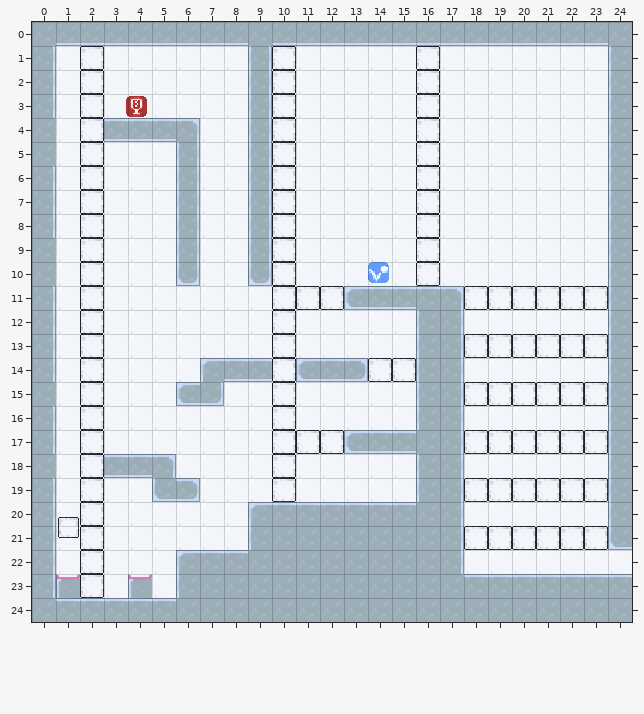
One commit to this Tiled map: assets/level7.tmx. Above is the file before it was changed.
Cells are 16x16 px. Shown: x 0..24, y 0..24.
Now the later version:
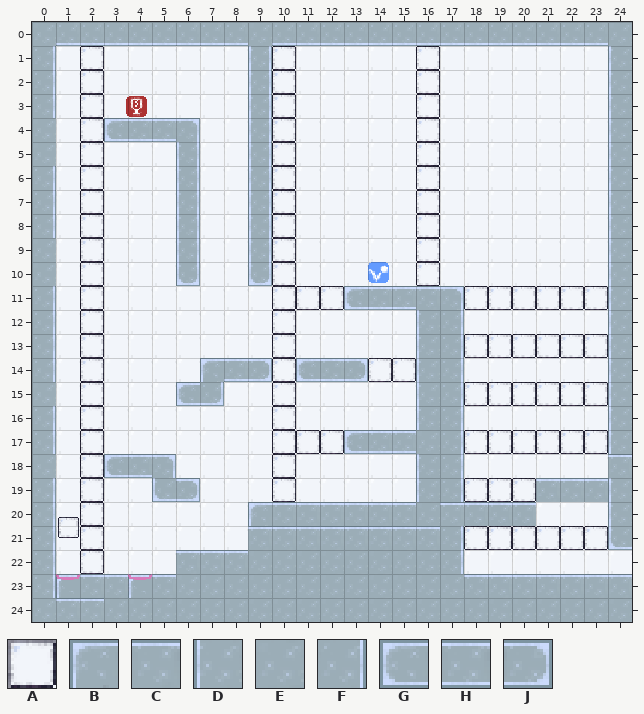
Key: from "tiles": A 0 "glass", B 1, C 2, D 7, E 8, F 9, G 19, H 20, J 21.
_ is an empty cell.
See-through tiles are keyed as they look on the map.
What changed:
Layer "Tile Layer 2":
Tile C replaces tile A in row 19 at x 21 to 23; in row 23 at x 2.
Tile C replaces tile B in row 22 at x 6.
Tile C replaces tile D in row 18 at x 24; in row 21 at x 9.
Tile C replaces tile E in row 21 at x 10 to 16.
Tile C replaces tile F in row 20 at x 17.
Tile C is added in row 20 at x 18 to 20; in row 23 at x 1 and 3 to 5.
Tile E replaces tile C in row 24 at x 3 to 5.
Tile E replaces tile D in row 23 at x 6.
Tile G replaces tile H in row 4 at x 3; in row 18 at x 3.
Tile J replaces tile H in row 14 at x 9.
Changed places in both pictures, as pixel boxes (x1, y1, x2, y2):
changed: (104, 119, 128, 141)
changed: (265, 359, 272, 381)
changed: (104, 455, 128, 477)
changed: (248, 454, 632, 550)
changed: (57, 551, 200, 603)
